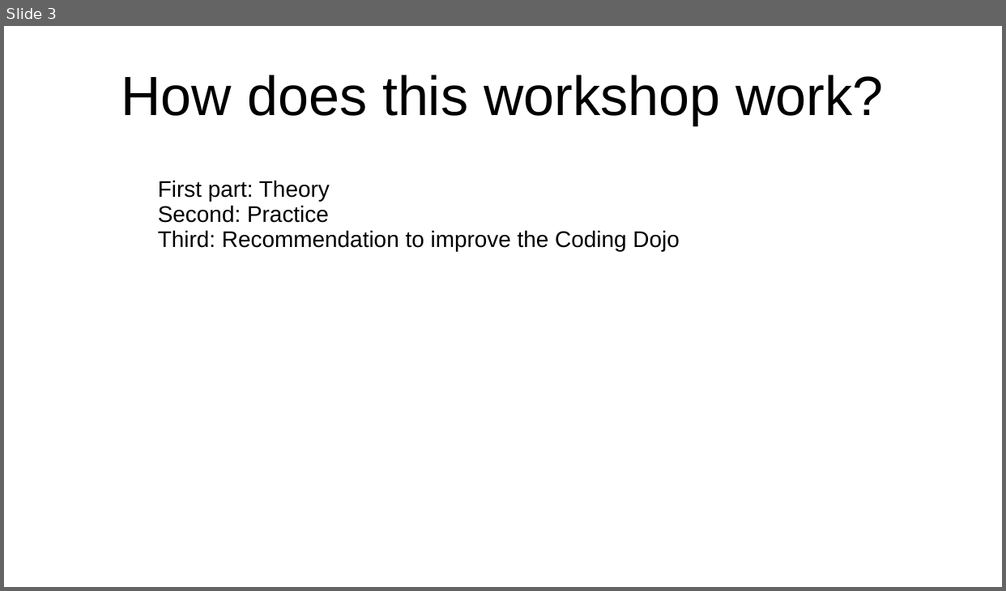
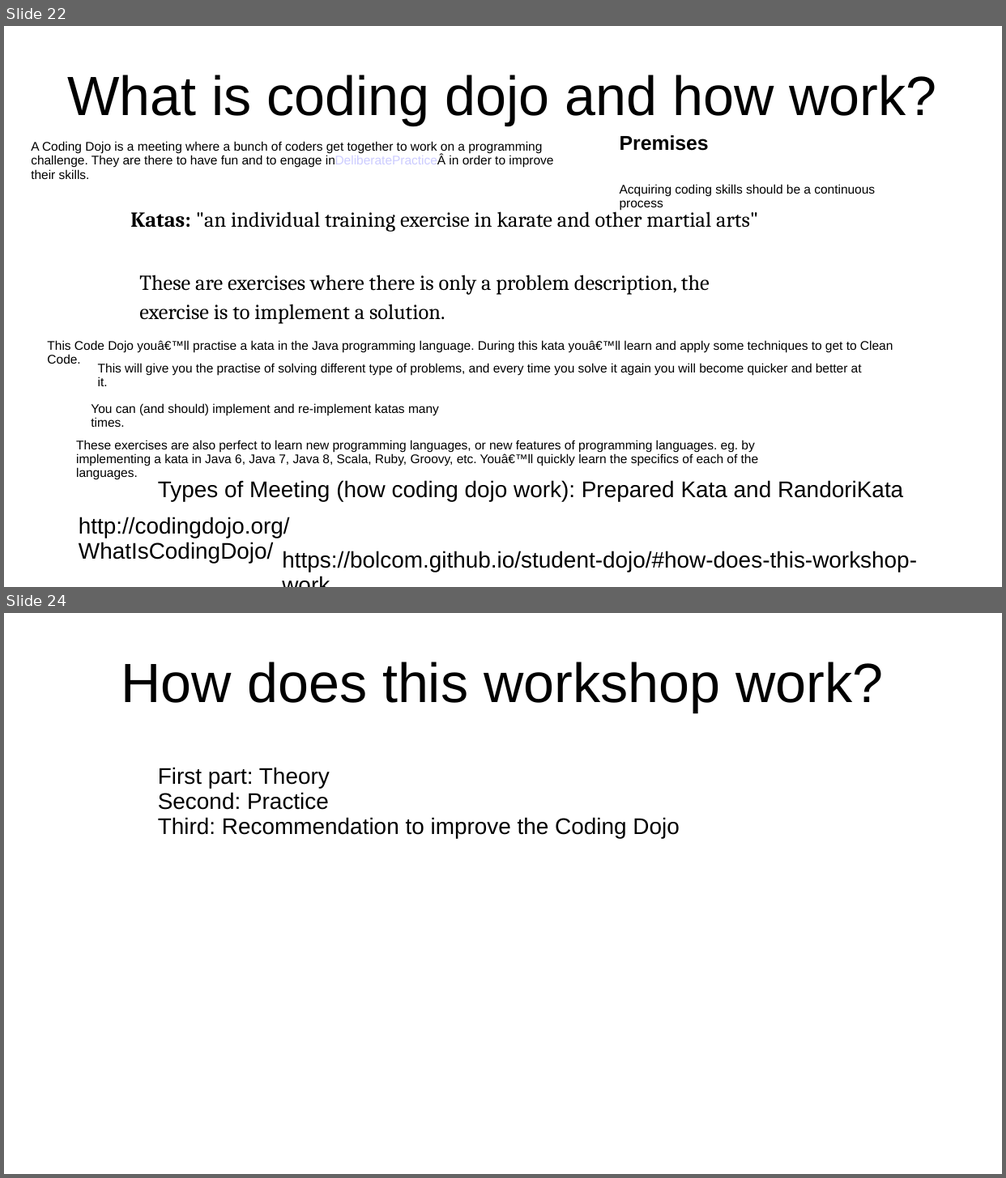
Before and after one commit to wtineomoronta/work-coding-dojo, a slide deck: Java Coding Dojo - Session 1.ppt. Shown one above the other, each under a label of ours: slide 3 before the commit, slides 22 and 24 after it; the slides between them are not shown. The pictures are 1006x591 and 1006x1178 pixels, drawn with LibreOffice and Linux fonts; fonts in the diff are those of the drawing. Boxes give left, top, right and bottom in pixels: in the first picture for what was removed or moved away, otherwise in the second. Text is boxed around its words. In the diff, an @@ line names an element or a change of style, - is before the commit and + after.

Commit message:
add content to presentation of java coding dojo session 1

```diff
--- a/Java Coding Dojo - Session 1.ppt
+++ b/Java Coding Dojo - Session 1.ppt
@@ slide 22 added at (x1=4, y1=26, x2=1002, y2=587), background #FFFFFF @@
@@ title added at (x1=67, y1=75, x2=936, y2=126), 44 pt, text #000000 @@
+What is coding dojo and how work?
@@ text added at (x1=31, y1=141, x2=553, y2=179), 10 pt, text #000000 @@
+A Coding Dojo is a meeting where a bunch of coders get together to work on a programming challenge. They are there to have fun and to engage inDeliberatePracticeÂ in order to improve their skills.
@@ text added at (x1=620, y1=135, x2=875, y2=211), 10 pt, text #000000 @@
+Premises
+Acquiring coding skills should be a continuous process
@@ text added at (x1=130, y1=207, x2=758, y2=232), 17 pt, text #000000 @@
+Katas: "an individual training exercise in karate and other martial arts"
@@ text added at (x1=139, y1=275, x2=710, y2=324), 17 pt, text #000000 @@
+These are exercises where there is only a problem description, the exercise is to implement a solution.
@@ text added at (x1=47, y1=340, x2=893, y2=364), 10 pt, text #000000 @@
+This Code Dojo youâ€™ll practise a kata in the Java programming language. During this kata youâ€™ll learn and apply some techniques to get to Clean Code.
@@ text added at (x1=98, y1=363, x2=862, y2=386), 10 pt, text #000000 @@
+This will give you the practise of solving different type of problems, and every time you solve it again you will become quicker and better at it.
@@ text added at (x1=91, y1=403, x2=439, y2=427), 10 pt, text #000000 @@
+You can (and should) implement and re-implement katas many times.
@@ text added at (x1=76, y1=440, x2=759, y2=480), 10 pt, text #000000 @@
+These exercises are also perfect to learn new programming languages, or new features of programming languages. eg. by implementing a kata in Java 6, Java 7, Java 8, Scala, Ruby, Groovy, etc. Youâ€™ll quickly learn the specifics of each of the languages.
@@ text added at (x1=158, y1=480, x2=903, y2=501), 18 pt, text #000000 @@
+Types of Meeting (how coding dojo work): Prepared Kata and RandoriKata
@@ text added at (x1=79, y1=517, x2=290, y2=563), 18 pt, text #000000 @@
+http://codingdojo.org/WhatIsCodingDojo/
@@ text added at (x1=282, y1=551, x2=917, y2=572), 18 pt, text #000000 @@
+https://bolcom.github.io/student-dojo/#how-does-this-workshop-work
@@ what was slide 3 is now slide 24 @@
```
Also in this commit, not shown: 3 slides changed, 17 other slides added, 1 slide removed.
